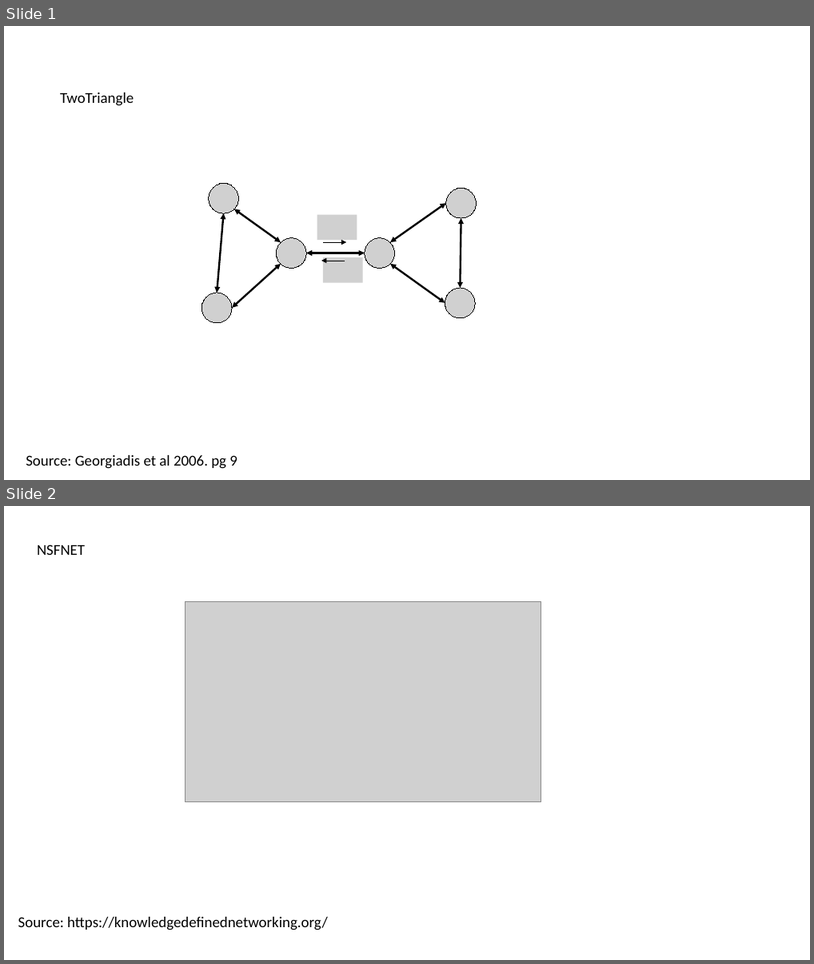
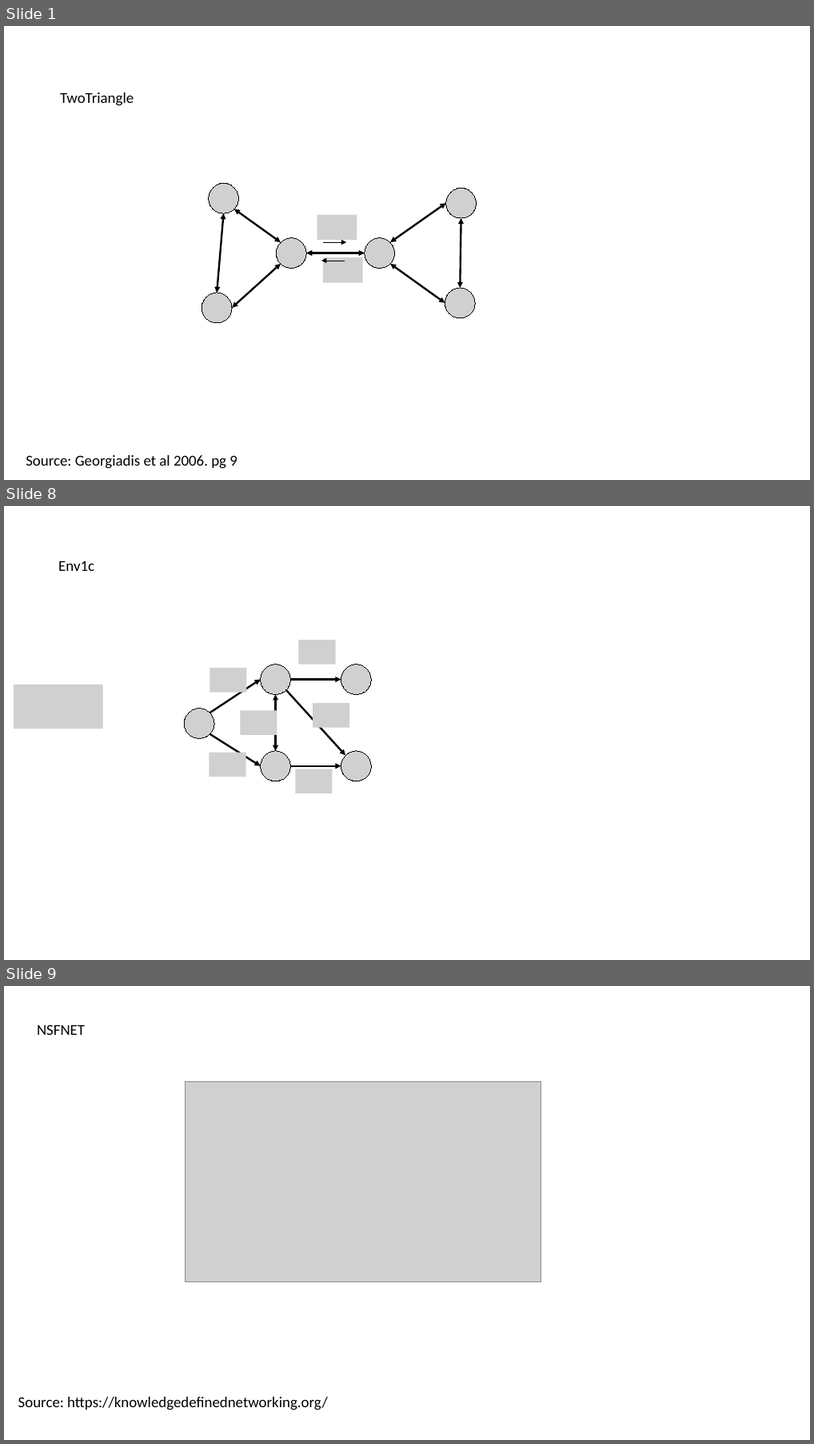
Before and after one commit to jwigmore-MIT/DeepRL_Q_Nets, a slide deck: Environments/Topologies.pptx. Shown one above the other, each under a label of ours: slides 1 and 2 before the commit, slides 1, 8 and 9 after it; the slides between them are not shown. The pictures are 814x964 and 814x1444 pixels, drawn with LibreOffice and Linux fonts; fonts in the diff are those of the drawing; grey boxes stand for pictures. Boxes give left, top, right and bottom in pixels: in the first picture for what was removed or moved away, otherwise in the second. Text is boxed around its words. In the diff, an @@ line names an element or a change of style, - is before the commit and + after.

```diff
--- a/Environments/Topologies.pptx
+++ b/Environments/Topologies.pptx
@@ slide 8 added at <box>4,506,810,960</box>, background #FFFFFF @@
@@ text added at <box>58,561,94,571</box>, 18 pt, text #000000 @@
+Env1c
@@ picture added at <box>298,640,335,664</box> @@
@@ picture added at <box>210,668,246,692</box> @@
@@ picture added at <box>261,664,290,694</box> @@
@@ picture added at <box>342,664,372,694</box> @@
@@ picture added at <box>14,684,103,728</box> @@
@@ arrow added from (210, 712) to (261, 679), #000000 2.25 pt @@
@@ double arrow added from (276, 694) to (276, 751), #000000 2.25 pt @@
@@ arrow added from (286, 690) to (346, 756), #000000 2.25 pt @@
@@ arrow added from (290, 679) to (342, 679), #000000 2.25 pt @@
@@ picture added at <box>184,708,214,738</box> @@
@@ picture added at <box>241,711,278,735</box> @@
@@ picture added at <box>313,704,350,728</box> @@
@@ arrow added from (210, 734) to (261, 766), #000000 2.25 pt @@
@@ picture added at <box>209,752,246,776</box> @@
@@ picture added at <box>261,751,290,781</box> @@
@@ arrow added from (290, 766) to (342, 766), #000000 2.25 pt @@
@@ picture added at <box>295,768,333,792</box> @@
@@ picture added at <box>342,751,372,781</box> @@
@@ what was slide 2 is now slide 9 @@
```
Also in this commit, not shown: 8 other slides added, 2 other files.
